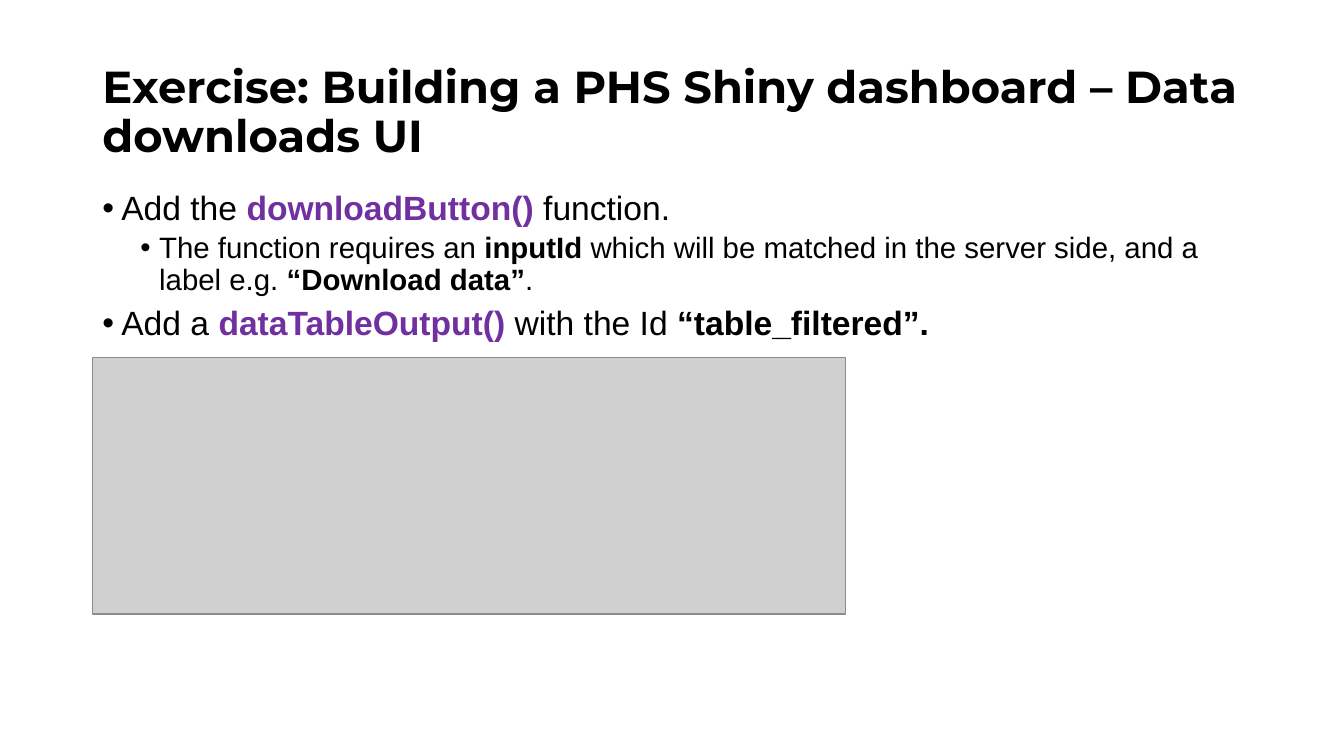
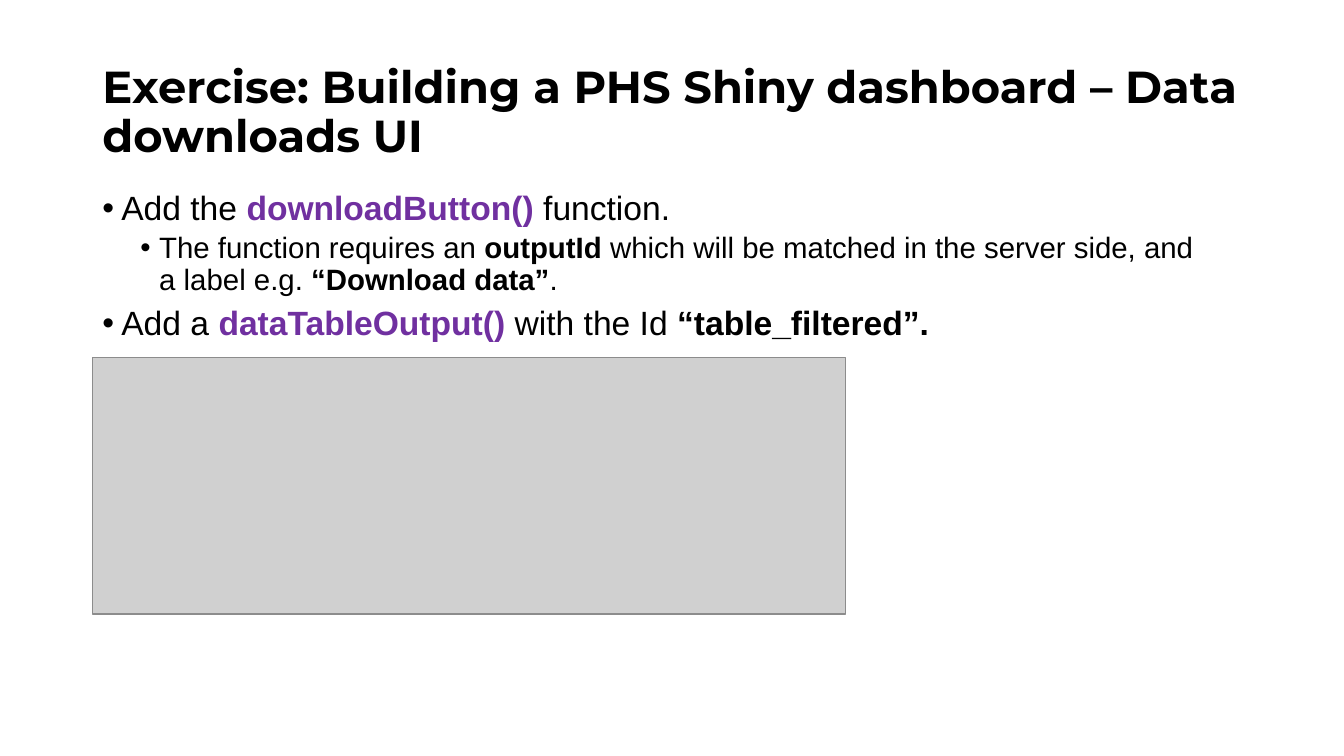
Before and after one commit to Public-Health-Scotland/learn-shiny, a slide deck: slide 29 of Day 2/slides/Shiny_Day_2.pptx. Drawn at 1344x756 pixels with LibreOffice and Linux fonts; fonts in the diff are those of the drawing; grey boxes stand for pictures; background and template pictures are left out. Boxes give left, top, right and bottom in pixels: in the first picture for what was removed or moved away, otherwise in the second. Text is boxed around its words. In the diff, an @@ line names an element or a change of style, - is before the commit and + after.

```diff
--- a/Day 2/slides/Shiny_Day_2.pptx
+++ b/Day 2/slides/Shiny_Day_2.pptx
@@ text at (159, 236, 1193, 295): text changed @@
-  • The function requires an inputId which will be matched in the server side, and a label e.g. “Download data”.
+  • The function requires an outputId which will be matched in the server side, and a label e.g. “Download data”.
```
Also in this commit, not shown: 7 other slides changed, 1 slide removed, 1 other file.
